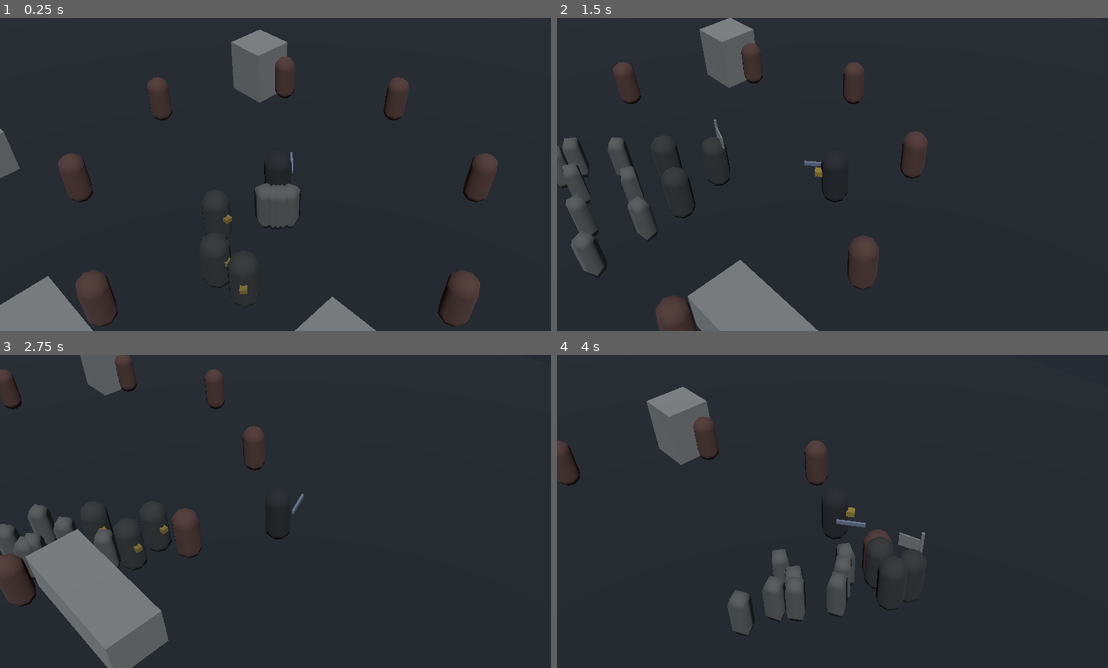
Above: before the commit, frames 1-4 (two rows, left to right).
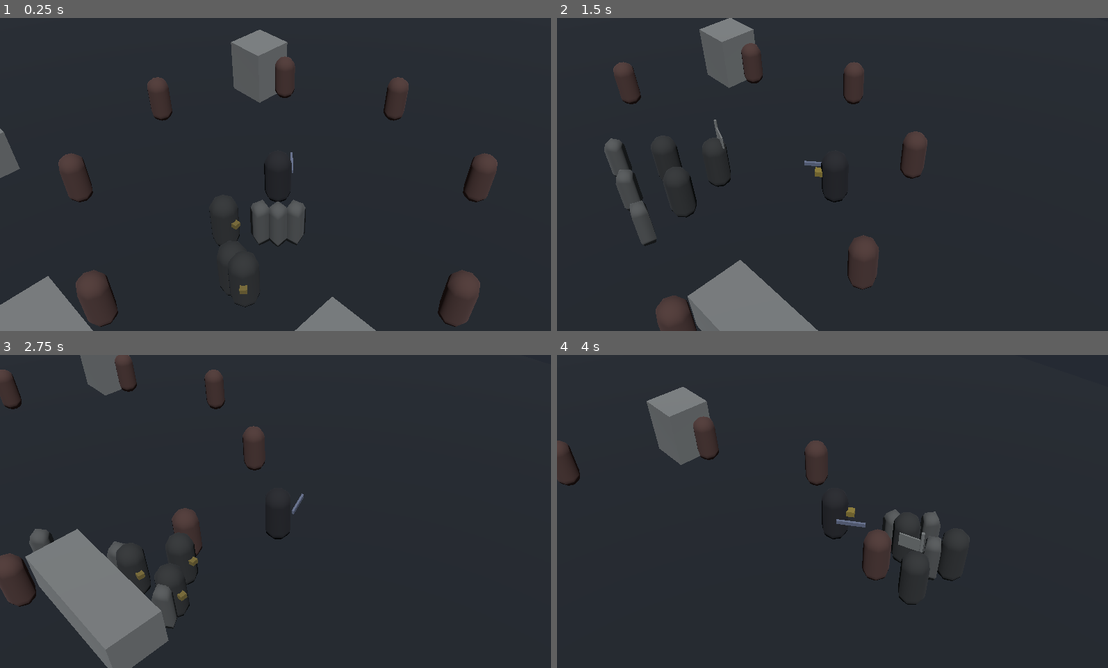
Above: after the commit, the same moments.

Repository: lqborges/mio-cid
Game: Godot game, scene res://content/chapters/_dev/arena.tscn
Same seed, same stepped clock (60 frames per second), same inputs: the game is played once before the commit and once after it.
Inputs (mouse positions are in pixels of both pictures, inside the frame that each line leads up to):
- Up to frame 1 (0.25 s): no input
- Up to frame 2 (1.5 s): move the mouse to (959, 158) at 0.52 s; hold D (move_right) 0.53-1.28 s; hold G (plant_banner) 0.53-1.28 s; tap Shift (run) at 0.8, 1.35 s; move the mouse to (722, 190) at 1.27 s; hold S (move_back) from 1.28 s (still down)
- Up to frame 3 (2.75 s): tap G (plant_banner) at 1.55 s; move the mouse to (336, 442) at 2.02 s; release S (move_back) at 2.03 s; hold D (move_right) from 2.03 s (still down); hold Right mouse button (click_move) from 2.03 s (still down); tap Shift (run) at 2.3 s
- Up to frame 4 (4 s): move the mouse to (804, 574) at 2.77 s; release D (move_right) at 2.78 s; release Right mouse button (click_move) at 2.78 s; hold W (move_forward) 2.78-3.53 s; tap Space (dodge) at 2.85 s; tap G (plant_banner) at 3.05 s; move the mouse to (1003, 558) at 3.52 s; hold A (move_left) from 3.53 s (still down); hold E (interact) from 3.53 s (still down); tap Shift (run) at 3.8 s

The runs differ from the first frame. In frame 1, 1.2% of the frame differs, in the area x 36-56%, y 52-89%; in frame 2, 2.0%; in frame 3, 1.9%; in frame 4, 3.5%, in the area x 30-74%, y 49-90%.

Commit message:
fix: address review feedback for PR-13 Mesnada AI follow and wedge

Diff:
--- a/content/chapters/_dev/arena.tscn
+++ b/content/chapters/_dev/arena.tscn
@@ -92,6 +92,7 @@
 [node name="Mesnada" type="Node3D" parent="."]
 script = ExtResource("3_ai")
 leader_path = NodePath("../Cid")
+lanza_body_limit = 3
 
 [node name="Banner" type="Node3D" parent="Mesnada"]
 visible = false
--- a/data/mesnada/follow.json
+++ b/data/mesnada/follow.json
@@ -6,6 +6,9 @@
   "walk_speed": 4.6,
   "charge_speed": 7.2,
   "flee_speed": 5.5,
+  "flee_distance": 6.0,
+  "catch_up_distance": 2.5,
+  "catch_up_speed": 7.2,
   "skinned_cap": 24,
   "lod_distance": 25,
   "impostor_distance": 40,
--- a/data/schema/mesnada_follow.json
+++ b/data/schema/mesnada_follow.json
@@ -13,6 +13,9 @@
     "walk_speed",
     "charge_speed",
     "flee_speed",
+    "flee_distance",
+    "catch_up_distance",
+    "catch_up_speed",
     "skinned_cap",
     "lod_distance",
     "impostor_distance",
@@ -28,6 +31,9 @@
     "walk_speed": { "type": "number", "minimum": 0 },
     "charge_speed": { "type": "number", "minimum": 0 },
     "flee_speed": { "type": "number", "minimum": 0 },
+    "flee_distance": { "type": "number", "minimum": 0 },
+    "catch_up_distance": { "type": "number", "minimum": 0 },
+    "catch_up_speed": { "type": "number", "minimum": 0 },
     "skinned_cap": { "type": "integer", "minimum": 1, "maximum": 24 },
     "lod_distance": { "type": "number", "minimum": 0 },
     "impostor_distance": { "type": "number", "minimum": 0 },
--- a/game/actors/mesnada/mesnada_ai.gd
+++ b/game/actors/mesnada/mesnada_ai.gd
@@ -13,9 +13,10 @@
 @export var leader_path: NodePath = NodePath("../Cid")
 @export var spawn_missing_captains: bool = false
 @export var spawn_lanza_bodies: bool = true
+@export var lanza_body_limit: int = -1
 
 var tunables: Dictionary = {}
-var roster: MesnadaRoster
+var roster: MesnadaRoster = null
 var leader: Node3D
 var formation: StringName = &"follow"
 var order: StringName = &"follow"
@@ -26,13 +27,27 @@
 
 var _banner: Node3D
 var _fallback_facing: Vector3 = Vector3(0.0, 0.0, -1.0)
+var _started: bool = false
 
 
 func _init() -> void:
 	load_tunables()
 
 
+func _enter_tree() -> void:
+	start_mesnada()
+
+
 func _ready() -> void:
+	start_mesnada()
+
+
+func start_mesnada() -> void:
+	if _started:
+		return
+	_started = true
+	if tunables.is_empty():
+		load_tunables()
 	add_to_group("mesnada_ai")
 	_banner = get_node_or_null("Banner")
 	if _banner != null:
@@ -126,7 +141,10 @@
 
 
 func visible_lanza_body_cap() -> int:
-	return int(tunables.get("visible_lanza_bodies", 0))
+	var cap := int(tunables.get("visible_lanza_bodies", 0))
+	if lanza_body_limit >= 0:
+		return mini(cap, lanza_body_limit)
+	return cap
 
 
 func lanza_count() -> int:
@@ -210,6 +228,14 @@
 	return formation_origin() + formation_facing() * float(tunables.get("follow_distance", 0.0))
 
 
+func flee_origin() -> Vector3:
+	return formation_origin() - formation_facing() * float(tunables.get("flee_distance", 0.0))
+
+
+func flee_slot(index: int) -> Vector3:
+	return world_slot_from(index, flee_origin(), formation_facing())
+
+
 func order_speed() -> float:
 	match order:
 		&"charge":
@@ -220,34 +246,62 @@
 			return float(tunables.get("walk_speed", 0.0))
 
 
+func follow_speed(error: float) -> float:
+	var threshold := float(tunables.get("catch_up_distance", 0.0))
+	if threshold > 0.0 and error > threshold:
+		return float(tunables.get("catch_up_speed", 0.0))
+	return float(tunables.get("walk_speed", 0.0))
+
+
+func speed_for(body: Node) -> float:
+	match order:
+		&"charge":
+			return float(tunables.get("charge_speed", 0.0))
+		&"flee":
+			return float(tunables.get("flee_speed", 0.0))
+		&"hold":
+			return float(tunables.get("walk_speed", 0.0))
+		_:
+			return follow_speed(_slot_error(body))
+
+
+func living_captains() -> Array:
+	return _living(captains)
+
+
+func living_lanzas() -> Array:
+	return _living(lanzas)
+
+
 func slot_index_for(body: Node) -> int:
 	if body == null:
 		return 0
-	if body.get("kind") == &"captain":
-		var cap_i := captains.find(body)
-		return cap_i if cap_i >= 0 else int(body.get("slot_index"))
-	var lan_i := lanzas.find(body)
-	if lan_i < 0:
-		return int(body.get("slot_index"))
-	return captains.size() + lan_i
+	var slot := 0
+	for cap in living_captains():
+		if cap == body:
+			return slot
+		slot += 1
+	for lan in living_lanzas():
+		if lan == body:
+			return slot
+		slot += 1
+	return int(body.get("slot_index"))
 
 
 func apply_lod() -> void:
 	var origin := _leader_position()
-	if leader is Node3D and is_instance_valid(leader):
-		origin = (leader as Node3D).global_position
 	var used := 0
 	for body in captains:
 		if body == null or not is_instance_valid(body) or body.gone:
 			continue
-		var level := lod_level(origin.distance_to(body.global_position), &"captain", used)
+		var level := lod_level(origin.distance_to(_body_position(body)), &"captain", used)
 		if level == &"skinned":
 			used += 1
 		body.set_lod(level)
 	for body in lanzas:
 		if body == null or not is_instance_valid(body) or body.gone:
 			continue
-		body.set_lod(lod_level(origin.distance_to(body.global_position), &"lanza", used))
+		body.set_lod(lod_level(origin.distance_to(_body_position(body)), &"lanza", used))
 
 
 func ensure_navigation_plane() -> void:
@@ -336,19 +390,28 @@
 
 
 func _resolve_roster() -> void:
-	if roster != null:
+	if _roster_usable(roster):
 		return
 	var existing: Variant = null
 	var state := _autoload("GameState")
 	if state != null and state.has_method("roster"):
 		existing = state.roster()
-	if existing is MesnadaRoster:
+	if _roster_usable(existing):
 		roster = existing as MesnadaRoster
 		return
 	roster = MesnadaRoster.from_starting_seed()
 	var honor := _autoload("HonorService")
-	if honor != null and honor.get("roster") == null:
+	if honor != null and not _roster_usable(honor.get("roster")):
 		honor.roster = roster
+
+
+func _roster_usable(value: Variant) -> bool:
+	if not (value is MesnadaRoster):
+		return false
+	var next: MesnadaRoster = value as MesnadaRoster
+	if next.members.size() > 0:
+		return true
+	return int(next.lanzas) > 0
 
 
 func _spawn_missing_captains() -> void:
@@ -391,20 +454,24 @@
 
 func _assign_slots() -> void:
 	_sort_captains_by_roster()
-	for i in captains.size():
-		var body: Variant = captains[i]
+	for body in captains:
 		if body == null:
 			continue
-		body.slot_index = i
 		if roster != null:
-			body.member = roster.member(body.member_id)
+			body.member = roster.member(body.get("member_id"))
 			if body.member != null and not body.member.alive:
 				body.mark_gone()
-	for i in lanzas.size():
-		var body: Variant = lanzas[i]
-		if body == null:
-			continue
-		body.slot_index = captains.size() + i
+	var slot := 0
+	for body in captains:
+		if not _is_live(body):
+			continue
+		body.slot_index = slot
+		slot += 1
+	for body in lanzas:
+		if not _is_live(body):
+			continue
+		body.slot_index = slot
+		slot += 1
 
 
 func _sort_captains_by_roster() -> void:
@@ -449,6 +516,43 @@
 			continue
 		if body.get("member_id") == character_id or str(body.get("member_id")) == String(character_id):
 			body.mark_gone()
+	_assign_slots()
+
+
+func _is_live(body: Variant) -> bool:
+	if body == null or not is_instance_valid(body):
+		return false
+	if bool(body.get("gone")):
+		return false
+	var member: Variant = body.get("member")
+	if member != null and member.get("alive") == false:
+		return false
+	return true
+
+
+func _living(bodies: Array) -> Array:
+	var out: Array = []
+	for body in bodies:
+		if _is_live(body):
+			out.append(body)
+	return out
+
+
+func _body_position(body: Variant) -> Vector3:
+	if body is Node3D and is_instance_valid(body):
+		var node := body as Node3D
+		if node.is_inside_tree():
+			return node.global_position
+		return node.position
+	return Vector3.ZERO
+
+
+func _slot_error(body: Node) -> float:
+	if body == null or not is_instance_valid(body):
+		return 0.0
+	var delta := world_slot(slot_index_for(body)) - _body_position(body)
+	delta.y = 0.0
+	return delta.length()
 
 
 func _connect_bus() -> void:
--- a/game/actors/mesnada/mesnada_follower.gd
+++ b/game/actors/mesnada/mesnada_follower.gd
@@ -79,6 +79,9 @@
 	delta.y = 0.0
 	if reverse:
 		delta = -delta
+		if delta.length_squared() < 0.0001:
+			return Vector3.ZERO
+		return delta.normalized() * speed
 	if delta.length() <= arrive:
 		return Vector3.ZERO
 	return delta.normalized() * speed
@@ -101,12 +104,12 @@
 
 func _wish_xz() -> Vector3:
 	var arrive := float(ai.tunables.get("arrive_distance", 0.0))
-	var speed: float = float(ai.order_speed())
+	var speed: float = float(ai.speed_for(self))
 	match ai.order:
 		&"hold":
 			return Vector3.ZERO
 		&"flee":
-			return desired_xz(global_position, ai.formation_origin(), speed, arrive, true)
+			return _steer_to(ai.flee_slot(ai.slot_index_for(self)), speed, arrive)
 		&"charge":
 			return _steer_to(ai.world_slot(ai.slot_index_for(self)) + ai.formation_facing() * float(ai.tunables.get("follow_distance", 0.0)), speed, arrive)
 		_:
--- a/tests/unit/test_mesnada_ai.gd
+++ b/tests/unit/test_mesnada_ai.gd
@@ -16,6 +16,7 @@
 	failures.append_array(_test_lanzas_are_count())
 	failures.append_array(_test_lod_levels())
 	failures.append_array(_test_orders_and_steer())
+	failures.append_array(_test_catch_up_speed())
 	failures.append_array(_test_spawn_named_captains())
 	failures.append_array(_test_desertion_hides_captain())
 	failures.append_array(_test_loc_spanish())
@@ -145,6 +146,12 @@
 	ai.set_order(&"flee")
 	if not is_equal_approx(ai.order_speed(), float(ai.tunables.get("flee_speed", 0.0))):
 		failures.append("flee speed must come from follow.json")
+	ai.plant_banner_at(Vector3.ZERO, Vector3(0.0, 0.0, -1.0))
+	var flee_tip: Vector3 = ai.flee_slot(0)
+	if flee_tip.is_equal_approx(Vector3.ZERO):
+		failures.append("flee dest for wedge tip must leave the formation origin")
+	if flee_tip.z <= 0.0:
+		failures.append("flee dest must sit behind facing -Z, got %s" % flee_tip)
 	var body: Node = FOLLOWER.new()
 	var arrive := float(ai.tunables.get("arrive_distance", 0.0))
 	var wish: Vector3 = body.desired_xz(Vector3(5.0, 0.0, 0.0), Vector3(0.0, 0.0, 0.0), 4.0, arrive, false)
@@ -156,7 +163,28 @@
 	var away: Vector3 = body.desired_xz(Vector3(5.0, 0.0, 0.0), Vector3.ZERO, 4.0, arrive, true)
 	if away.x <= 0.0:
 		failures.append("flee reverse must point away from origin")
+	var tip_wish: Vector3 = body.desired_xz(Vector3.ZERO, flee_tip, float(ai.tunables.get("flee_speed", 0.0)), arrive, false)
+	if tip_wish.length() <= 0.0:
+		failures.append("wedge tip on origin must still flee")
+	var flee_stop: Vector3 = body.desired_xz(flee_tip, flee_tip, 5.5, arrive, false)
+	if not flee_stop.is_equal_approx(Vector3.ZERO):
+		failures.append("flee must stop at flee_distance, not run off the floor")
 	body.free()
+	ai.free()
+	return failures
+
+
+func _test_catch_up_speed() -> PackedStringArray:
+	var failures: PackedStringArray = []
+	var ai = AI.new()
+	var walk := float(ai.tunables.get("walk_speed", 0.0))
+	var catch_up := float(ai.tunables.get("catch_up_speed", 0.0))
+	if is_equal_approx(catch_up, walk) or catch_up <= walk:
+		failures.append("catch_up_speed must exceed walk_speed")
+	if not is_equal_approx(ai.follow_speed(0.4), walk):
+		failures.append("inside catch_up_distance must walk")
+	if not is_equal_approx(ai.follow_speed(3.0), catch_up):
+		failures.append("past catch_up_distance must use catch_up_speed, got %s" % ai.follow_speed(3.0))
 	ai.free()
 	return failures
 
@@ -211,6 +239,21 @@
 		failures.append("deserted captain must hide, not stay in the wedge")
 	if (martin as CollisionObject3D).collision_layer != 0:
 		failures.append("deserted captain must leave collision")
+	if ai.captains.size() != 5:
+		failures.append("deserted captain grave must stay in captains, got %s" % ai.captains.size())
+	if ai.living_captains().size() != 4:
+		failures.append("living wedge must compact to 4, got %s" % ai.living_captains().size())
+	var pero: Node = null
+	var alvar: Node = null
+	for body in ai.captains:
+		if body.get("member_id") == &"pero_bermudez":
+			pero = body
+		elif body.get("member_id") == &"alvar_fanez":
+			alvar = body
+	if alvar != null and ai.slot_index_for(alvar) != 0:
+		failures.append("Álvar must keep slot 0 after Martín leaves")
+	if pero != null and ai.slot_index_for(pero) != 1:
+		failures.append("Pero must pack into slot 1 after Martín leaves, got %s" % ai.slot_index_for(pero))
 	ai.free()
 	return failures
 
@@ -281,6 +324,9 @@
 	if arena.find_children("*", "SpotLight3D", true, false).size() != 0:
 		failures.append("arena gained SpotLight3D")
 	root.add_child(arena)
+	var live_start: Node = arena.get_node_or_null("Mesnada")
+	if live_start != null and live_start.has_method("start_mesnada"):
+		live_start.start_mesnada()
 	var region: Node = arena.get_node_or_null("NavigationRegion3D")
 	if region == null or not (region is NavigationRegion3D):
 		failures.append("arena nav region missing after enter tree")
@@ -291,8 +337,17 @@
 	var live: Node = arena.get_node_or_null("Mesnada")
 	if live != null and live.get("lanzas") != null:
 		var bodies: Array = live.lanzas
+		if int(live.lanza_body_limit) != 3:
+			failures.append("arena sandbox must cap lanza bodies at 3")
+		if bodies.size() != 3:
+			failures.append("arena must spawn 3 lanza bodies, got %s" % bodies.size())
 		if bodies.size() > int(live.visible_lanza_body_cap()):
 			failures.append("arena spawned more lanza bodies than the cap")
+		var live_n: int = live.living_captains().size() + live.living_lanzas().size()
+		for i in live_n:
+			var slot: Vector3 = live.world_slot(i)
+			if absf(slot.x) <= 1.8 and slot.z >= 6.2 and slot.z <= 9.8:
+				failures.append("arena slot %s sits inside BoxC at %s" % [i, slot])
 		for lanza in bodies:
 			var mesh: MeshInstance3D = lanza.get_node_or_null("Visual/MeshInstance3D")
 			if mesh != null and mesh.cast_shadow != GeometryInstance3D.SHADOW_CASTING_SETTING_OFF:
Not shown, changed: tests/unit/test_mesnada_ai.py
